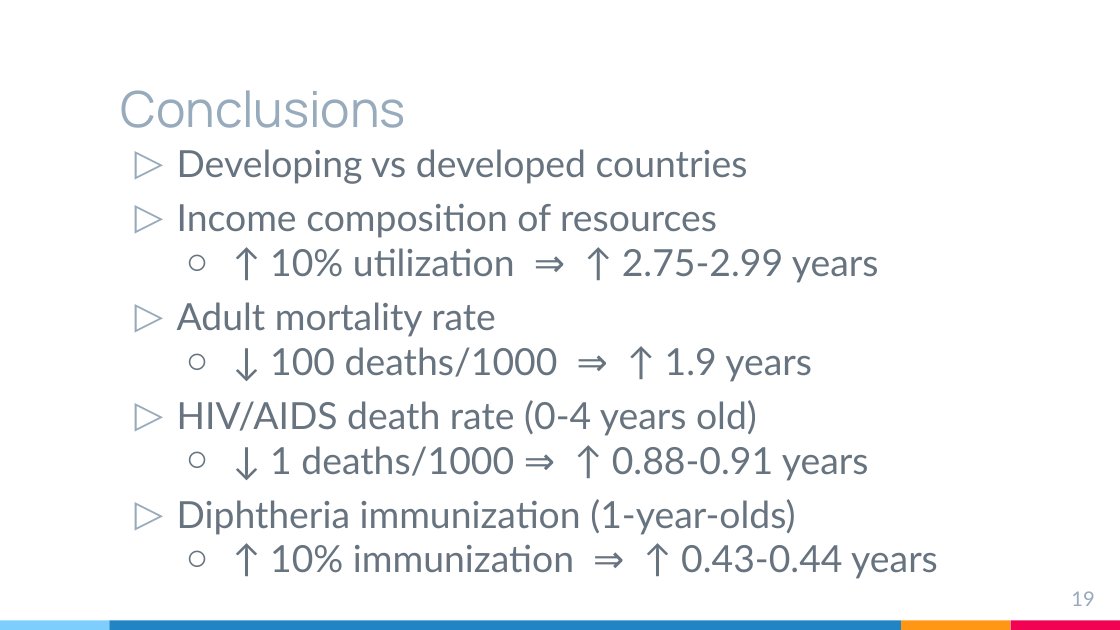
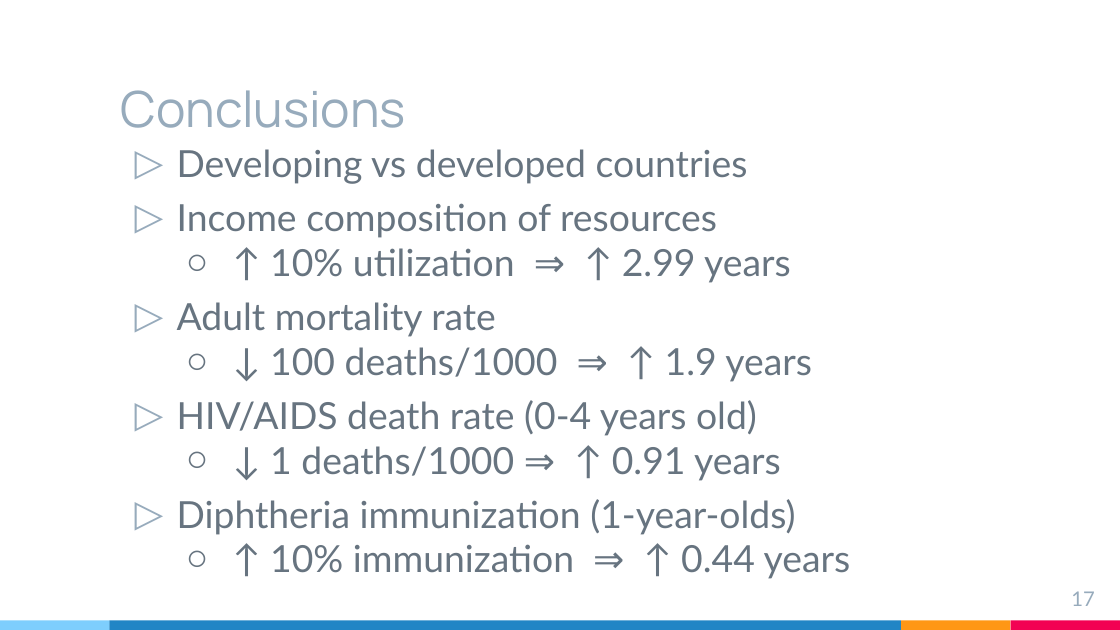
Before and after one commit to rsandbe1/R_project, a slide deck: slide 17 of R_project_presentation.pptx (slide 19 before the commit). Drawn at 1120x630 pixels with LibreOffice and Linux fonts; fonts in the diff are those of the drawing. Boxes give left, top, right and bottom in pixels: in the first picture for what was removed or moved away, otherwise in the second. Text is boxed around its words. In the diff, an @@ line names an element or a change of style, - is before the commit and + after.

Commit message:
Presentation slides completed

```diff
--- a/R_project_presentation.pptx
+++ b/R_project_presentation.pptx
@@ text at (270, 248, 791, 283): text changed @@
-  ○ ↑ 10% utilization ⇒ ↑ 2.75-2.99 years
+  ○ ↑ 10% utilization ⇒ ↑ 2.99 years
@@ text at (270, 446, 781, 481): text changed @@
-  ○ ↓ 1 deaths/1000 ⇒ ↑ 0.88-0.91 years
+  ○ ↓ 1 deaths/1000 ⇒ ↑ 0.91 years
@@ text at (270, 544, 851, 579): text changed @@
-  ○ ↑ 10% immunization ⇒ ↑ 0.43-0.44 years
+  ○ ↑ 10% immunization ⇒ ↑ 0.44 years
@@ page number at (1071, 591, 1094, 606): text changed @@
-19
+17
```
Also in this commit, not shown: 1 other slide changed, 2 slides removed, 10 other files.
